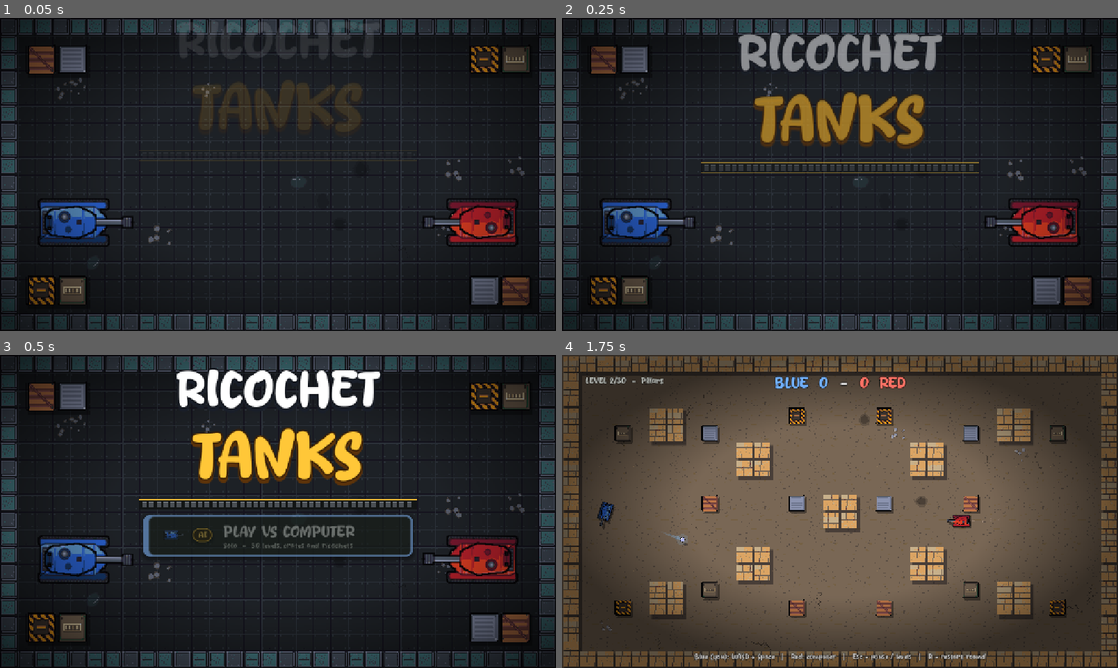
Above: before the commit, frames 1-4 (two rows, left to right).
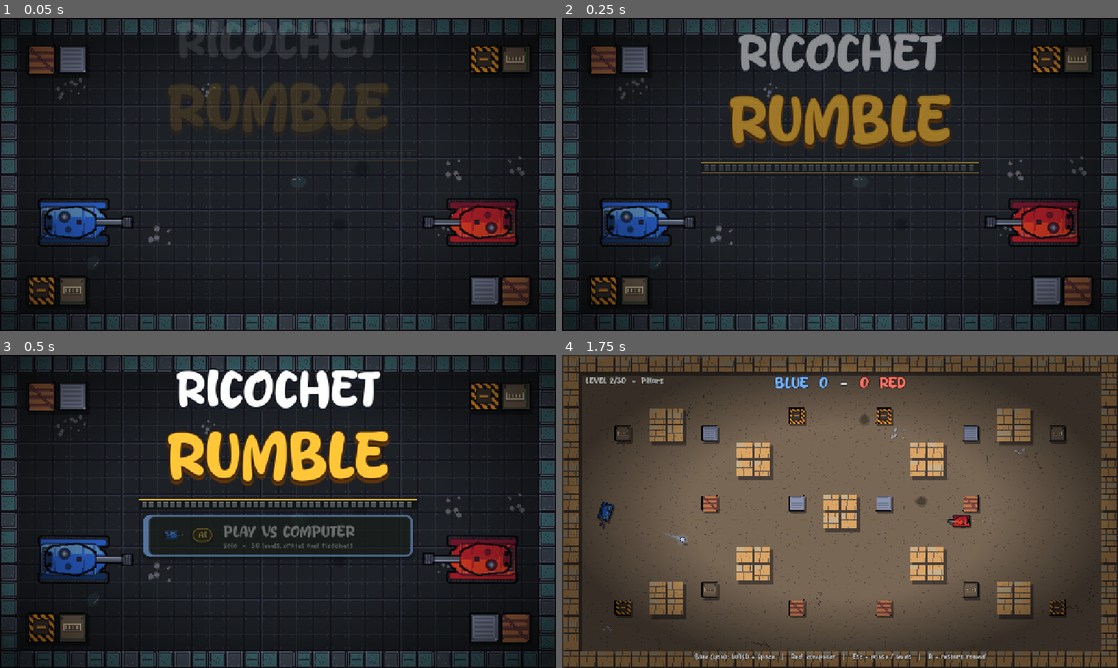
Above: after the commit, the same moments.

Repository: TimDev7/tank-game
Game: Godot game, scene res://game/menu/main_menu.tscn
Same seed, same stepped clock (60 frames per second), same inputs: the game is played once before the commit and once after it.
Inputs (mouse positions are in pixels of both pictures, inside the frame that each line leads up to):
- Up to frame 1 (0.05 s): no input
- Up to frame 2 (0.25 s): no input
- Up to frame 3 (0.5 s): no input
- Up to frame 4 (1.75 s): click (840, 536) at 0.5 s; tap Enter at 1.25 s; move the mouse to (962, 495) at 1.27 s; hold D (p1_right) from 1.28 s (still down); tap Space (p1_fire) at 1.35 s; click (962, 495) at 1.42 s

The runs differ from the first frame. In frame 1, 2.1% of the frame differs, in the area x 30-70%, y 20-37%; in frame 2, 4.3%; in frame 3, 4.7%, in the area x 30-71%, y 23-42%; in frame 4, nothing differs.

Commit message:
Rename game to RICOCHET RUMBLE (menu title, store logo and covers)
Co-Authored-By: Claude Sonnet 5.5 <noreply@anthropic.com>

Diff:
--- a/game/menu/main_menu.gd
+++ b/game/menu/main_menu.gd
@@ -3,7 +3,7 @@
 ## Главное меню. Строится кодом (как Hud).
 ## Живой фон (menu_background.gd) + логотип + две кнопки, любая ведёт сразу в матч за один клик/Enter —
 ## правило CrazyGames «сразу в игру или максимум один клик». Выбор уровня 1-5 — в меню паузы (Esc).
-## Все строки английские через tr(). Название — рабочее, заменить на финальное.
+## Все строки английские через tr(). Название игры - RICOCHET RUMBLE (game_title).
 
 signal start_requested(vs_ai: bool)
 
@@ -18,7 +18,7 @@
 const GOLD := Color(1.0, 0.78, 0.22)
 const MENU_FONT_COLOR := Color(0.93, 0.95, 0.93)
 
-@export var game_title: String = "RICOCHET TANKS"
+@export var game_title: String = "RICOCHET RUMBLE"
 ## false — только сообщить сигналом (для автотеста), не менять сцену.
 @export var auto_start: bool = true
 
Binary file changed: assets/store/cover_landscape_1920x1080.png
Binary file changed: assets/store/cover_portrait_800x1200.png
Binary file changed: assets/store/cover_square_800x800.png
Binary file changed: assets/store/logo.png
